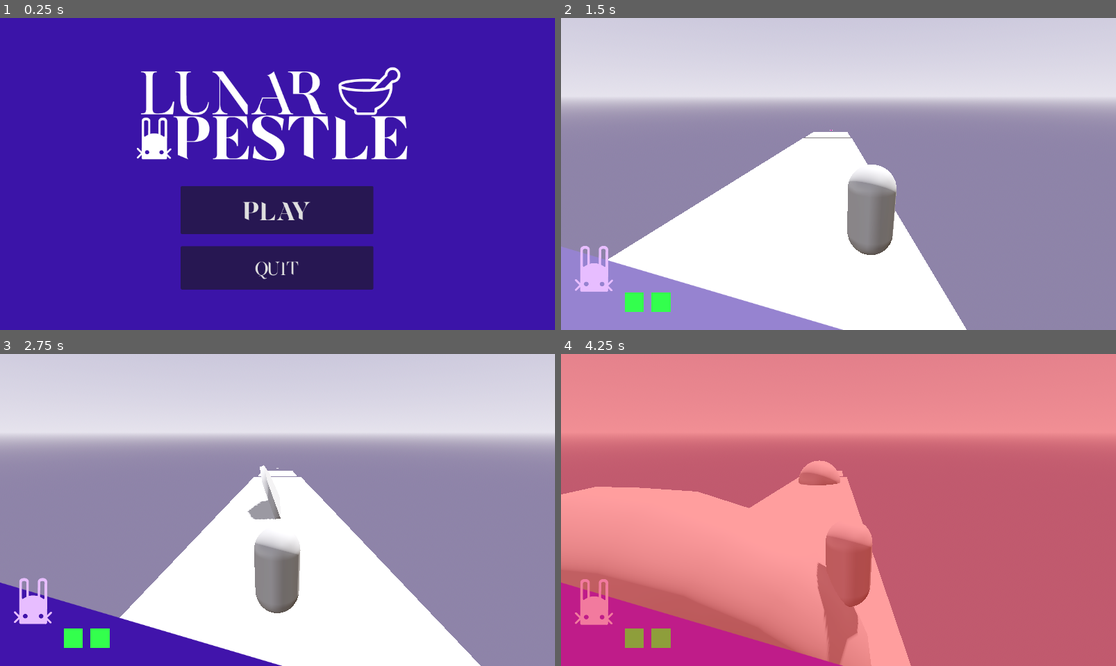
Above: before the commit, frames 1-4 (two rows, left to right).
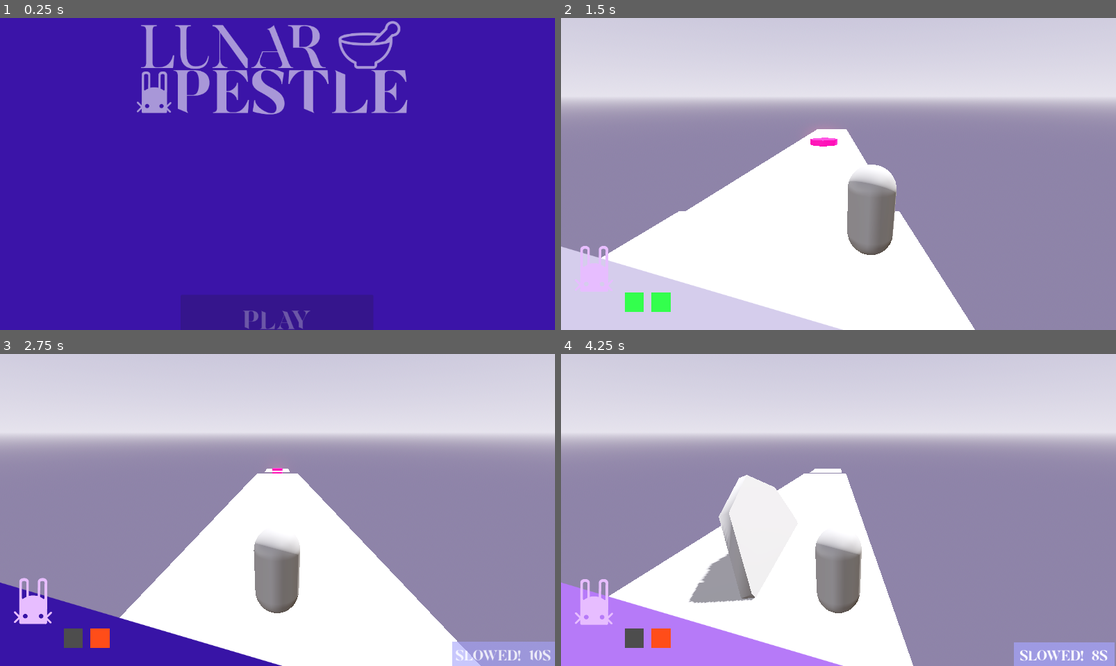
Above: after the commit, the same moments.

Repository: Digiphoenix22/lunar-pestle
Game: Godot game, scene res://main_menu.tscn
Same seed, same stepped clock (60 frames per second), same inputs: the game is played once before the commit and once after it.
Inputs:
- Up to frame 1 (0.25 s): no input
- Up to frame 2 (1.5 s): click "Play" at 0.5 s; tap Enter (ui_accept) at 1.25 s; hold Right (ui_right) from 1.28 s (still down); tap B at 1.35 s
- Up to frame 3 (2.75 s): tap Enter (ui_accept) at 1.52, 2.27 s; release Right (ui_right) at 2.03 s; hold Left (ui_left) from 2.03 s (still down); tap B at 2.1 s
- Up to frame 4 (4.25 s): release Left (ui_left) at 2.78 s; hold Right (ui_right) from 2.78 s (still down); tap B at 2.85, 3.6 s; tap Enter (ui_accept) at 3.77 s

The runs differ from the first frame. In frame 1, 22% of the frame differs, in the area x 24-74%, y 0-100%; in frame 2, 6.7%; in frame 3, 2.3%; in frame 4, 100%, in the area x 0-100%, y 0-100%.

Commit message:
Add scene transitions, blur overlay, menu animations, and spawn fixes
Co-Authored-By: Claude Sonnet 4.6 <noreply@anthropic.com>

Diff:
--- /dev/null
+++ b/blur.gdshader
@@ -0,0 +1,15 @@
+shader_type canvas_item;
+
+uniform sampler2D screen_texture : hint_screen_texture, repeat_disable, filter_linear_mipmap;
+uniform float blur_strength : hint_range(0.0, 10.0) = 3.5;
+
+void fragment() {
+	vec2 ps = blur_strength / vec2(textureSize(screen_texture, 0));
+	vec4 col = vec4(0.0);
+	for (int x = -2; x <= 2; x++) {
+		for (int y = -2; y <= 2; y++) {
+			col += texture(screen_texture, SCREEN_UV + vec2(float(x), float(y)) * ps);
+		}
+	}
+	COLOR = col / 25.0;
+}
--- a/ground_scroller.gd
+++ b/ground_scroller.gd
@@ -3,9 +3,9 @@
 const CHUNK_LENGTH    := 40.0
 const CHUNK_COUNT     := 5
 const OBSTACLE_CHANCE := 0.4
-var scroll_speed      := 80.0
+var scroll_speed      := 0.0
 var target_speed      := 80.0
-const SPEED_EASE      := 3.0
+const SPEED_EASE      := 0.5
 
 var plain_template: Node3D = null
 var obstacle_templates: Array[Node3D] = []
@@ -19,7 +19,11 @@
 			obstacle_templates.append(child.duplicate())
 	chunks_root.free()
 
-	for i in CHUNK_COUNT:
+	# First chunk always plain so player never spawns on an obstacle
+	var first = plain_template.duplicate()
+	first.position.z = 0.0
+	add_child(first)
+	for i in range(1, CHUNK_COUNT):
 		_place_chunk(-i * CHUNK_LENGTH, false)
 
 func _make_chunk() -> Node3D:
--- a/lumi.gd
+++ b/lumi.gd
@@ -32,11 +32,12 @@
 @onready var lumi_rect       = $"../CanvasLayer/HUD/LumiRect"
 @onready var bottom_hud      = $"../CanvasLayer/HUD/BottomHud"
 @onready var white_flash     = $"../CanvasLayer/HUD/WhiteFlash"
+@onready var blur_overlay    = $"../CanvasLayer/BlurOverlay"
 @onready var camera          = $"../Camera3D"
 
 const LUMI_RECT_REST_Y := 515.0
 const LUMI_RECT_JUMP_Y := 462.0
-const HUD_PURPLE       := Color(0.55, 0.08, 0.85, 1.0)
+const HUD_PURPLE       := Color(0.75, 0.507, 0.994, 1.0)
 const HUD_INDIGO       := Color(0.22, 0.08, 0.65, 1.0)
 
 const HIT_SOUNDS := [
@@ -52,9 +53,39 @@
 	pause_menu.get_node("ResumeButton").pressed.connect(_resume)
 	pause_menu.get_node("ExitButton").pressed.connect(func():
 		get_tree().paused = false
-		get_tree().change_scene_to_file("res://main_menu.tscn"))
+		Transition.change_scene("res://main_menu.tscn"))
 	_start_bottom_hud_tween()
 	_build_slow_anim()
+	_setup_blur_overlay()
+
+func _setup_blur_overlay() -> void:
+	var shader = load("res://blur.gdshader")
+	var mat = ShaderMaterial.new()
+	mat.shader = shader
+	blur_overlay.material = mat
+
+func _show_menu(menu: Control) -> void:
+	blur_overlay.visible = true
+	blur_overlay.modulate.a = 0.0
+	menu.pivot_offset = Vector2(960, 540)
+	menu.scale = Vector2(0.92, 0.92)
+	menu.modulate.a = 0.0
+	menu.visible = true
+	var t = create_tween().set_parallel(true).set_pause_mode(Tween.TWEEN_PAUSE_PROCESS)
+	t.tween_property(blur_overlay, "modulate:a", 1.0, 0.18).set_ease(Tween.EASE_OUT)
+	t.tween_property(menu, "scale", Vector2.ONE, 0.22)\
+		.set_ease(Tween.EASE_OUT).set_trans(Tween.TRANS_BACK)
+	t.tween_property(menu, "modulate:a", 1.0, 0.16).set_ease(Tween.EASE_OUT)
+
+func _hide_menu(menu: Control) -> void:
+	var t = create_tween().set_parallel(true)
+	t.tween_property(blur_overlay, "modulate:a", 0.0, 0.14).set_ease(Tween.EASE_IN)
+	t.tween_property(menu, "scale", Vector2(0.92, 0.92), 0.14)\
+		.set_ease(Tween.EASE_IN).set_trans(Tween.TRANS_CUBIC)
+	t.tween_property(menu, "modulate:a", 0.0, 0.12).set_ease(Tween.EASE_IN)
+	await t.finished
+	menu.visible = false
+	blur_overlay.visible = false
 
 func _build_slow_anim() -> void:
 	var anim = Animation.new()
@@ -92,7 +123,7 @@
 			_resume()
 		elif alive:
 			get_tree().paused = true
-			pause_menu.visible = true
+			_show_menu(pause_menu)
 	elif event.keycode == KEY_B:
 		_toggle_boost()
 	elif event.keycode == KEY_PERIOD and alive:
@@ -100,10 +131,10 @@
 
 func _resume() -> void:
 	get_tree().paused = false
-	pause_menu.visible = false
+	_hide_menu(pause_menu)
 
 func _physics_process(delta: float) -> void:
-	if not alive:
+	if not alive or get_tree().paused:
 		return
 
 	if invincible_timer > 0:
@@ -208,7 +239,7 @@
 	_do_flash(Color(1, 1, 1, 1), 0.35)
 	# TODO: trigger ragdoll on model when ready
 	await get_tree().create_timer(1.5).timeout
-	death_screen.visible = true
+	_show_menu(death_screen)
 	death_screen.get_node("RestartButton").pressed.connect(
-		func(): get_tree().reload_current_scene()
+		func(): Transition.reload_scene()
 	)
--- a/main.tscn
+++ b/main.tscn
@@ -69,6 +69,7 @@
 environment = SubResource("Environment_0pku2")
 
 [node name="Lumi" type="CharacterBody3D" parent="." unique_id=1657644139]
+process_mode = 3
 transform = Transform3D(2, 0, 0, 0, 2, 0, 0, 0, 2, 0, 2.2, 0)
 script = ExtResource("1_h2yge")
 
@@ -192,11 +193,23 @@
 grow_vertical = 2
 mouse_filter = 2
 
+[node name="BlurOverlay" type="ColorRect" parent="CanvasLayer" unique_id=-1288967295]
+visible = false
+anchors_preset = 15
+anchor_right = 1.0
+anchor_bottom = 1.0
+grow_horizontal = 2
+grow_vertical = 2
+mouse_filter = 2
+color = Color(0.04, 0, 0.12, 0.35)
+
 [node name="PauseMenu" type="Control" parent="CanvasLayer" unique_id=821865285]
 layout_mode = 3
-anchors_preset = 0
-offset_right = 40.0
-offset_bottom = 40.0
+anchors_preset = 15
+anchor_right = 1.0
+anchor_bottom = 1.0
+grow_horizontal = 2
+grow_vertical = 2
 
 [node name="Paused" type="Label" parent="CanvasLayer/PauseMenu" unique_id=1555868494]
 layout_mode = 0
--- a/main_menu.gd
+++ b/main_menu.gd
@@ -6,11 +6,46 @@
 @onready var bg = $Background
 
 func _ready() -> void:
-	$PlayButton.pressed.connect(func(): get_tree().change_scene_to_file("res://main.tscn"))
+	$PlayButton.pressed.connect(func(): Transition.change_scene("res://main.tscn"))
 	$QuitButton.pressed.connect(func(): get_tree().quit())
 	_start_bg_tween()
+	_play_intro()
 
 func _start_bg_tween() -> void:
 	var t = create_tween().set_loops()
 	t.tween_property(bg, "color", HUD_PURPLE, 2.0).set_ease(Tween.EASE_IN_OUT).set_trans(Tween.TRANS_SINE)
 	t.tween_property(bg, "color", HUD_INDIGO, 2.0).set_ease(Tween.EASE_IN_OUT).set_trans(Tween.TRANS_SINE)
+
+func _play_intro() -> void:
+	var logo       = $LogoRect
+	var play_btn   = $PlayButton
+	var quit_btn   = $QuitButton
+
+	var logo_y     = logo.position.y
+	var play_y     = play_btn.position.y
+	var quit_y     = quit_btn.position.y
+
+	logo.position.y     = -320.0
+	play_btn.position.y = 820.0
+	quit_btn.position.y = 820.0
+
+	logo.modulate.a     = 0.0
+	play_btn.modulate.a = 0.0
+	quit_btn.modulate.a = 0.0
+
+	var t = create_tween().set_parallel(true)
+
+	t.tween_property(logo, "position:y", logo_y, 0.65)\
+		.set_ease(Tween.EASE_OUT).set_trans(Tween.TRANS_CUBIC)
+	t.tween_property(logo, "modulate:a", 1.0, 0.45)\
+		.set_ease(Tween.EASE_OUT)
+
+	t.tween_property(play_btn, "position:y", play_y, 0.6)\
+		.set_ease(Tween.EASE_OUT).set_trans(Tween.TRANS_CUBIC).set_delay(0.12)
+	t.tween_property(play_btn, "modulate:a", 1.0, 0.4)\
+		.set_ease(Tween.EASE_OUT).set_delay(0.12)
+
+	t.tween_property(quit_btn, "position:y", quit_y, 0.6)\
+		.set_ease(Tween.EASE_OUT).set_trans(Tween.TRANS_CUBIC).set_delay(0.2)
+	t.tween_property(quit_btn, "modulate:a", 1.0, 0.4)\
+		.set_ease(Tween.EASE_OUT).set_delay(0.2)
--- a/project.godot
+++ b/project.godot
@@ -15,6 +15,10 @@
 config/features=PackedStringArray("4.6", "Forward Plus")
 config/icon="res://icon.svg"
 
+[autoload]
+
+Transition="*res://transition.gd"
+
 [global_group]
 
 obstacle="u die from it"
--- a/spawn_blocks.tscn
+++ b/spawn_blocks.tscn
@@ -11,3 +11,11 @@
 
 [node name="CSGBakedCollisionShape3D" type="CollisionShape3D" parent="Block1/StaticBody3D" unique_id=1032415273]
 shape = SubResource("ConcavePolygonShape3D_e0nn6")
+
+[node name="Block2" type="CSGBox3D" parent="." unique_id=1645272212]
+transform = Transform3D(3.71, 0, 0, 0, 3.71, 0, 0, 0, 3.71, 0, 0, 0)
+
+[node name="StaticBody3D" type="StaticBody3D" parent="Block2" unique_id=1284042191]
+
+[node name="CSGBakedCollisionShape3D" type="CollisionShape3D" parent="Block2/StaticBody3D" unique_id=1616379906]
+shape = SubResource("ConcavePolygonShape3D_e0nn6")
--- /dev/null
+++ b/transition.gd
@@ -0,0 +1,41 @@
+extends CanvasLayer
+
+const DURATION_IN  := 0.38
+const DURATION_OUT := 0.48
+const COLOR        := Color(0.18, 0.05, 0.55, 1.0)
+
+var _block: ColorRect
+var _busy  := false
+
+func _ready() -> void:
+	layer = 100
+	_block = ColorRect.new()
+	_block.color = COLOR
+	_block.mouse_filter = Control.MOUSE_FILTER_IGNORE
+	add_child(_block)
+	await get_tree().process_frame
+	var s = get_viewport().get_visible_rect().size
+	_block.size = Vector2(s.x + 4, s.y)
+	_block.position = Vector2(-s.x - 4, 0)
+
+func change_scene(path: String) -> void:
+	if _busy:
+		return
+	_busy = true
+	var w = get_viewport().get_visible_rect().size.x
+	_block.position.x = -w
+	var t_in = create_tween()
+	t_in.tween_property(_block, "position:x", 0.0, DURATION_IN)\
+		.set_ease(Tween.EASE_IN).set_trans(Tween.TRANS_EXPO)
+	await t_in.finished
+	get_tree().change_scene_to_file(path)
+	await get_tree().process_frame
+	await get_tree().process_frame
+	var t_out = create_tween()
+	t_out.tween_property(_block, "position:x", w, DURATION_OUT)\
+		.set_ease(Tween.EASE_OUT).set_trans(Tween.TRANS_EXPO)
+	await t_out.finished
+	_busy = false
+
+func reload_scene() -> void:
+	change_scene(get_tree().current_scene.scene_file_path)
Not shown, added: blur.gdshader.uid
Not shown, added: transition.gd.uid
